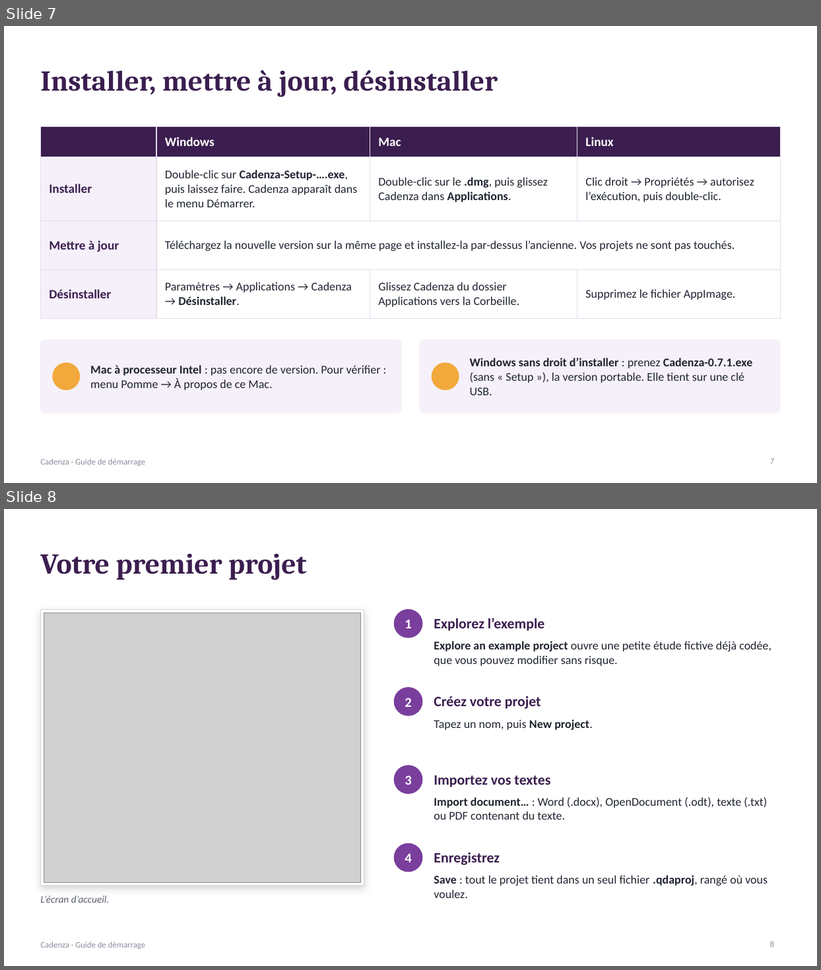
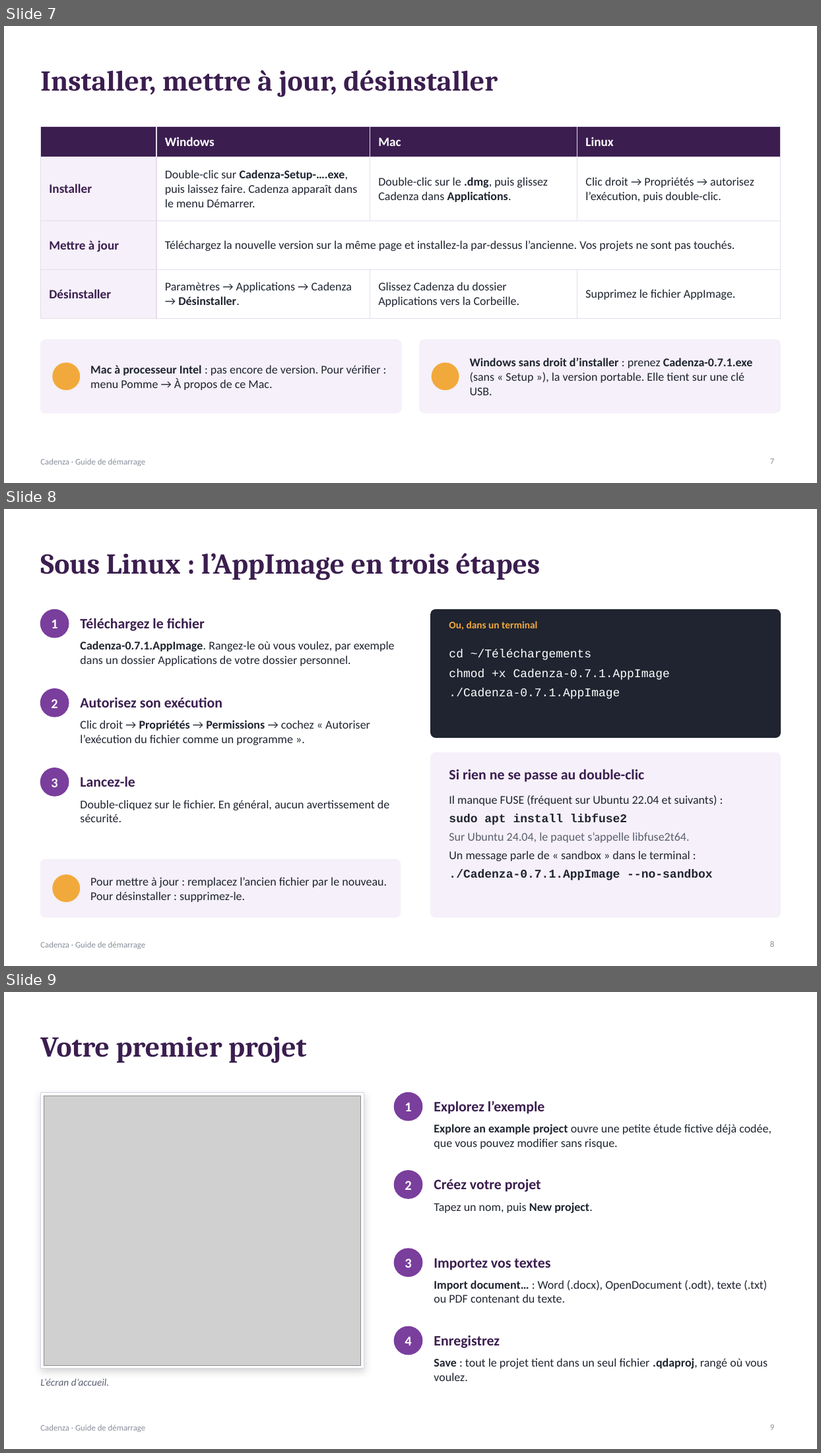
Before and after one commit to seelebrn/cadenza, a slide deck: docs/Cadenza-guide-de-demarrage.pptx. Shown one above the other, each under a label of ours: slides 7 and 8 before the commit, slides 7, 8 and 9 after it. The pictures are 821x970 and 821x1453 pixels, drawn with LibreOffice and Linux fonts; fonts in the diff are those of the drawing; grey boxes stand for pictures; background and template pictures are left out. Boxes give left, top, right and bottom in pixels: in the first picture for what was removed or moved away, otherwise in the second. Text is boxed around its words. In the diff, an @@ line names an element or a change of style, - is before the commit and + after.

```diff
--- a/docs/Cadenza-guide-de-demarrage.pptx
+++ b/docs/Cadenza-guide-de-demarrage.pptx
@@ slide 8 added at (4, 509, 817, 966), background #FFFFFF; not listed: 1 template element that a slide beside it also shows @@
@@ title added at (40, 553, 541, 580), 34 pt, text #3B1E4F, bold @@
+Sous Linux : l’AppImage en trois étapes
@@ ellipse added at (40, 609, 69, 638), fill #7A3E9D, outline #7A3E9D 1 pt @@
@@ text added at (51, 619, 57, 628), 16 pt, text #FFFFFF, bold @@
+1
@@ text added at (80, 618, 205, 631), 17 pt, text #3B1E4F, bold @@
+Téléchargez le fichier
@@ rounded rectangle added at (431, 609, 781, 738), fill #1F2430, outline #1F2430 1 pt @@
@@ text added at (449, 621, 537, 630), 12 pt, text #F2A93B, bold @@
+Ou, dans un terminal
@@ text added at (80, 641, 395, 666), 14 pt, text #1F2430 @@
+Cadenza-0.7.1.AppImage. Rangez-le où vous voulez, par exemple dans un dossier Applications de votre dossier personnel.
@@ text added at (449, 650, 670, 699), 14 pt, text #FFFFFF @@
+cd ~/Téléchargements
+chmod +x Cadenza-0.7.1.AppImage
+./Cadenza-0.7.1.AppImage
@@ ellipse added at (40, 689, 69, 717), fill #7A3E9D, outline #7A3E9D 1 pt @@
@@ text added at (51, 699, 57, 708), 16 pt, text #FFFFFF, bold @@
+2
@@ text added at (80, 697, 222, 708), 17 pt, text #3B1E4F, bold @@
+Autorisez son exécution
@@ text added at (80, 720, 370, 745), 14 pt, text #1F2430 @@
+Clic droit → Propriétés → Permissions → cochez « Autoriser l’exécution du fichier comme un programme ».
@@ rounded rectangle added at (431, 753, 781, 918), fill #F5F0F9, outline #F5F0F9 1 pt @@
@@ ellipse added at (40, 768, 69, 796), fill #7A3E9D, outline #7A3E9D 1 pt @@
@@ text added at (51, 778, 57, 788), 16 pt, text #FFFFFF, bold @@
+3
@@ text added at (80, 776, 135, 787), 17 pt, text #3B1E4F, bold @@
+Lancez-le
@@ text added at (449, 769, 644, 782), 17 pt, text #3B1E4F, bold @@
+Si rien ne se passe au double-clic
@@ text added at (80, 800, 389, 823), 14 pt, text #1F2430 @@
+Double-cliquez sur le fichier. En général, aucun avertissement de sécurité.
@@ text added at (449, 795, 717, 881), 14 pt, text #1F2430 @@
+Il manque FUSE (fréquent sur Ubuntu 22.04 et suivants) :
+sudo apt install libfuse2
+Sur Ubuntu 24.04, le paquet s’appelle libfuse2t64.
+Un message parle de « sandbox » dans le terminal :
+./Cadenza-0.7.1.AppImage --no-sandbox
@@ rounded rectangle added at (40, 859, 401, 918), fill #F5F0F9, outline #F5F0F9 1 pt @@
@@ ellipse added at (53, 875, 80, 902), fill #F2A93B, outline #F2A93B 1 pt @@
@@ text added at (90, 877, 387, 902), 14 pt, text #1F2430 @@
+Pour mettre à jour : remplacez l’ancien fichier par le nouveau. Pour désinstaller : supprimez-le.
@@ page number added at (770, 941, 774, 947), 10 pt, text #8A8F9C @@
+8
@@ what was slide 8 is now slide 9 @@
```
